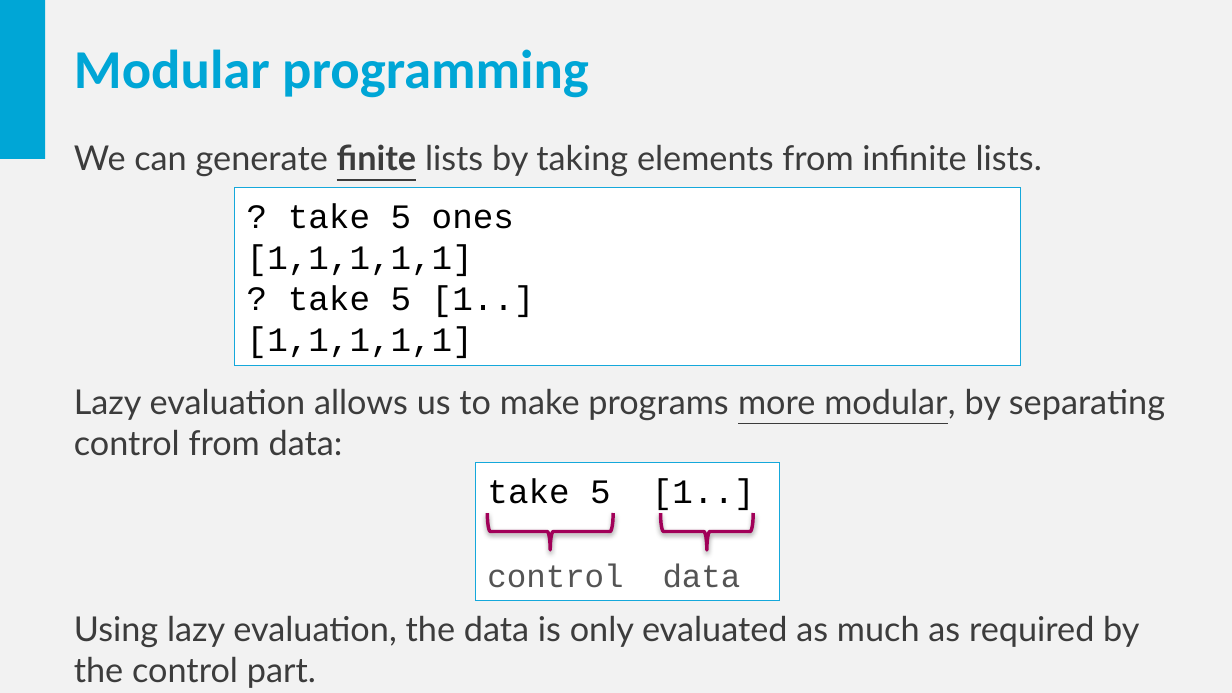
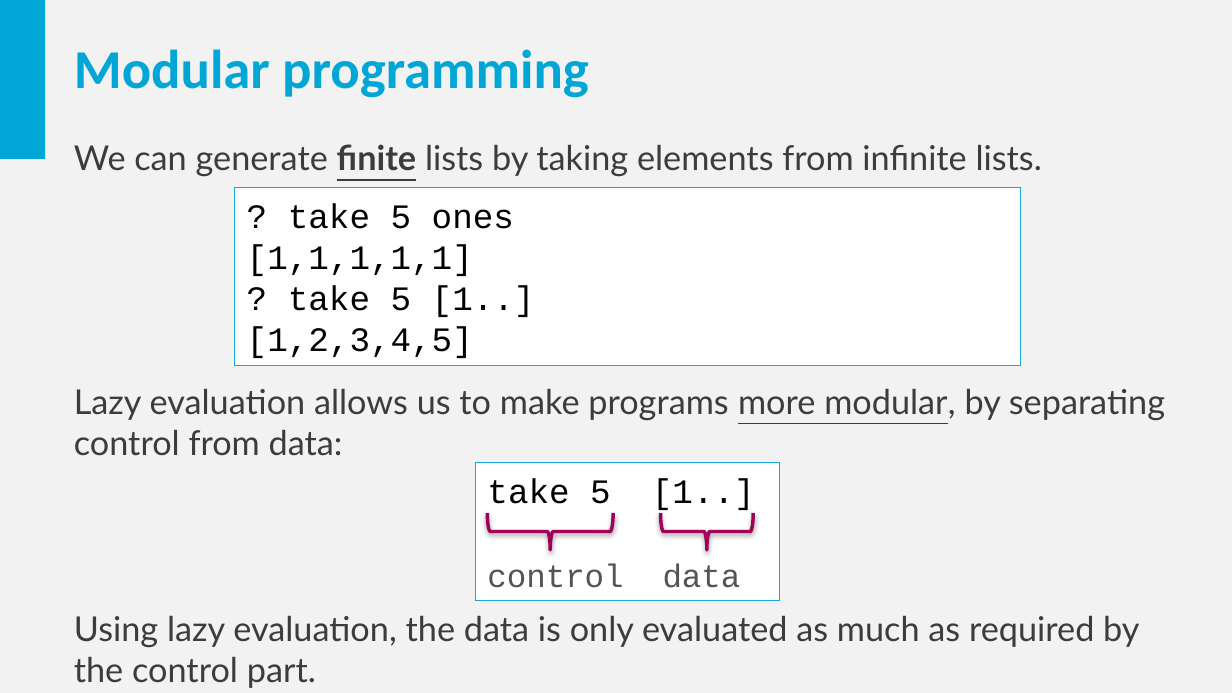
Before and after one commit to vertexcite/FP101x-Content, a slide deck: slide 18 of slides/Chapter11.pptx. Drawn at 1232x693 pixels with LibreOffice and Linux fonts; fonts in the diff are those of the drawing. Boxes give left, top, right and bottom in pixels: in the first picture for what was removed or moved away, otherwise in the second. Text is boxed around its words. In the diff, an @@ line names an element or a change of style, - is before the commit and + after.

Commit message:
Corrected example that treated [1..] as ones.

```diff
--- a/slides/Chapter11.pptx
+++ b/slides/Chapter11.pptx
@@ text in rectangle at (x1=247, y1=326, x2=473, y2=358): text changed @@
-[1,1,1,1,1]
+[1,2,3,4,5]
```
